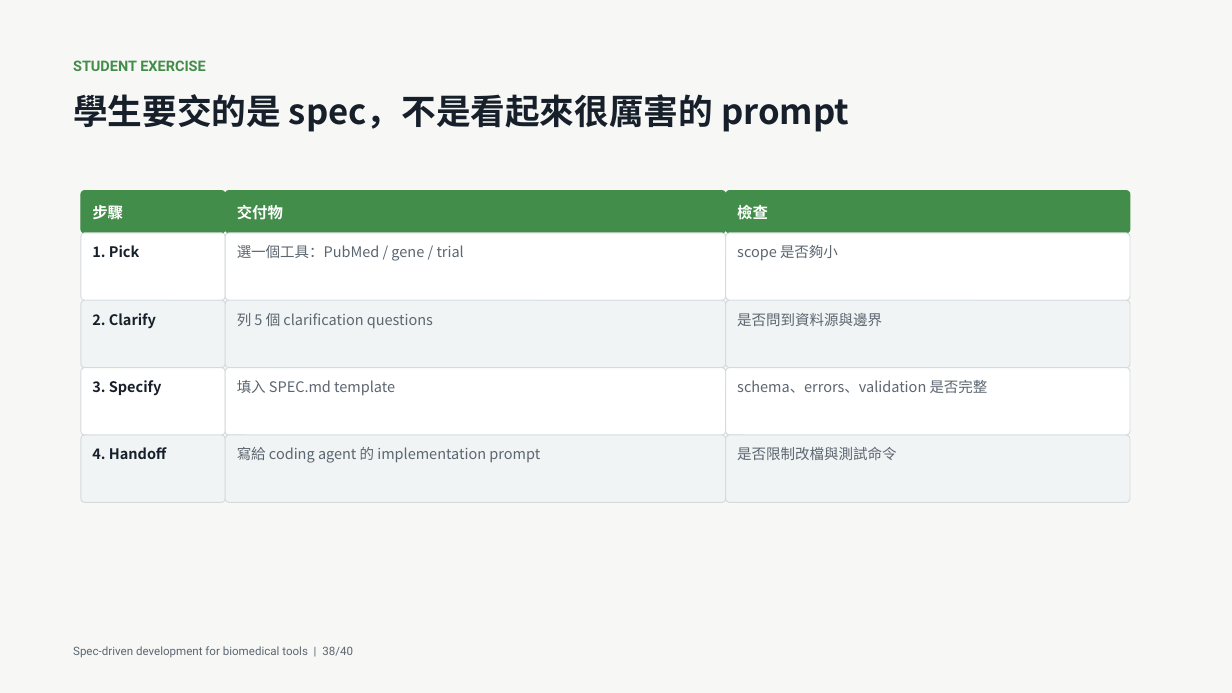
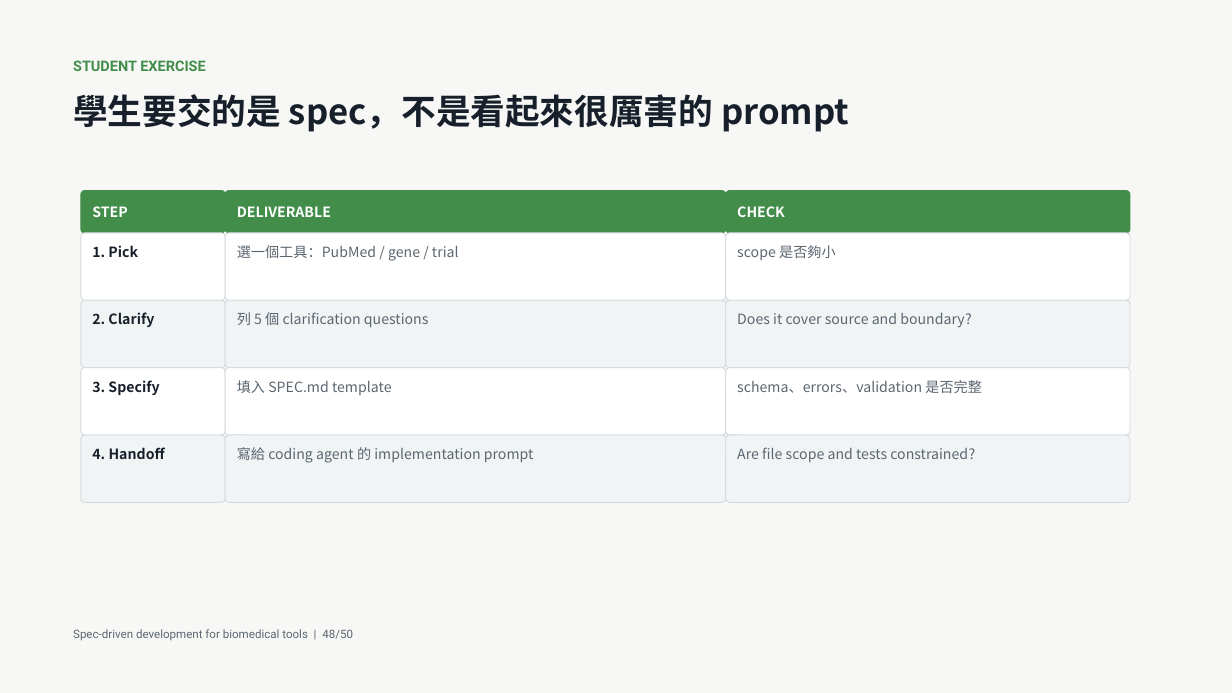
Before and after one commit to godkin1211/LLM_applications_on_BioMedicalData, a slide deck: slide 48 of slides/lesson-08-spec-driven-development-biomedical-tools.pptx (slide 38 before the commit). Drawn at 1232x693 pixels with LibreOffice and Linux fonts; fonts in the diff are those of the drawing. Boxes give left, top, right and bottom in pixels: in the first picture for what was removed or moved away, otherwise in the second. Text is boxed around its words. In the diff, an @@ line names an element or a change of style, - is before the commit and + after.

```diff
--- a/slides/lesson-08-spec-driven-development-biomedical-tools.pptx
+++ b/slides/lesson-08-spec-driven-development-biomedical-tools.pptx
@@ text at bbox=[92, 206, 127, 217]: text changed; size 12 to 11 pt @@
-步驟
+STEP
@@ text at bbox=[237, 206, 331, 217]: text changed; size 12 to 11 pt @@
-交付物
+DELIVERABLE
@@ text at bbox=[737, 206, 785, 217]: text changed; size 12 to 11 pt @@
-檢查
+CHECK
@@ text at bbox=[737, 313, 972, 327]: text changed; size 11.2 to 11 pt @@
-是否問到資料源與邊界
+Does it cover source and boundary?
@@ size 11.2 to 11 pt in 10 elements at bbox=[92, 245, 138, 257], bbox=[237, 245, 459, 261], bbox=[737, 245, 836, 260], bbox=[92, 312, 154, 327], bbox=[237, 312, 429, 327], bbox=[92, 380, 159, 395], bbox=[237, 380, 392, 395], bbox=[737, 380, 982, 393], bbox=[92, 447, 165, 459], bbox=[237, 447, 534, 463] @@
@@ text at bbox=[737, 447, 975, 462]: text changed; size 11.2 to 11 pt @@
-是否限制改檔與測試命令
+Are file scope and tests constrained?
@@ text at bbox=[73, 629, 353, 641]: text changed @@
-Spec-driven development for biomedical tools | 38/40
+Spec-driven development for biomedical tools | 48/50
```
Also in this commit, not shown: 37 other slides changed, 12 slides added, 2 slides removed, 2 other files.
